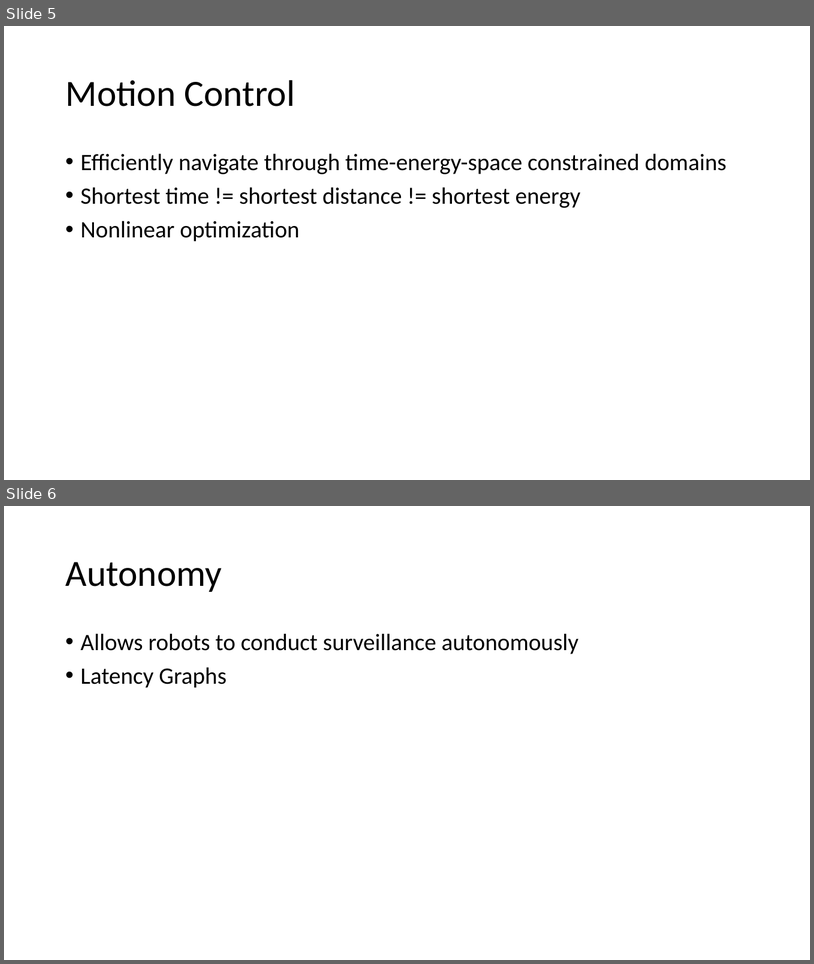
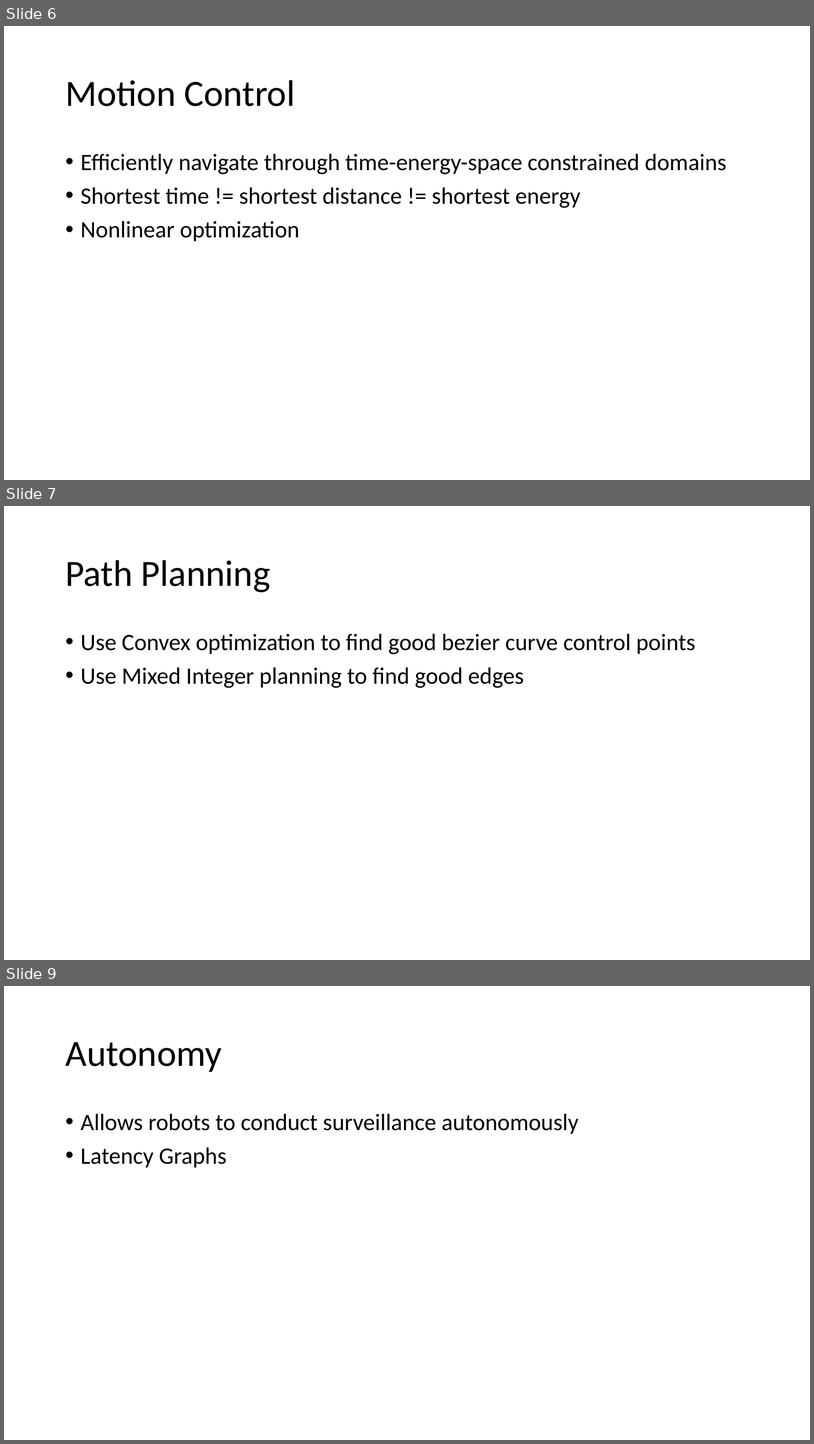
Before and after one commit to akshaygulabrao/flappybird-monorepo, a slide deck: Slides.pptx. Shown one above the other, each under a label of ours: slides 5 and 6 before the commit, slides 6, 7 and 9 after it; the slides between them are not shown. The pictures are 814x964 and 814x1444 pixels, drawn with LibreOffice and Linux fonts; fonts in the diff are those of the drawing. Boxes give left, top, right and bottom in pixels: in the first picture for what was removed or moved away, otherwise in the second. Text is boxed around its words. In the diff, an @@ line names an element or a change of style, - is before the commit and + after.

```diff
--- a/Slides.pptx
+++ b/Slides.pptx
@@ slide 7 added at [4, 506, 810, 960], background #FFFFFF @@
@@ title added at [65, 560, 270, 592], 44 pt, text #000000 @@
+Path Planning
@@ text added at [81, 633, 696, 688], 28 pt, text #000000 @@
+• Use Convex optimization to find good bezier curve control points
+• Use Mixed Integer planning to find good edges
@@ what was slide 5 is now slide 6 @@
@@ what was slide 6 is now slide 9 @@
```
Also in this commit, not shown: 5 slides changed, 9 other slides added, 2 slides removed, 12 other files.
